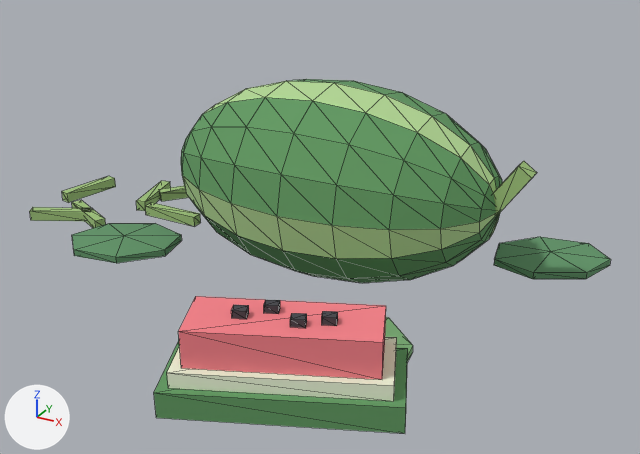
An edit to the glTF model models/melon.glb, drawn before and after from the same camera.
The view is the same before and after, from a 50 mm camera at (1.69, -3.2, 1.76) aimed at (0.04, -0.19, 0.25). The axes (+X, +Y, +Z) are drawn at lower left. The lights are the same throughout. The picture after the commit comes second. Mesh edges are drawn as thin lines. Vertices at exactly the same position are counted once.

In view in the first picture: 'melon'.
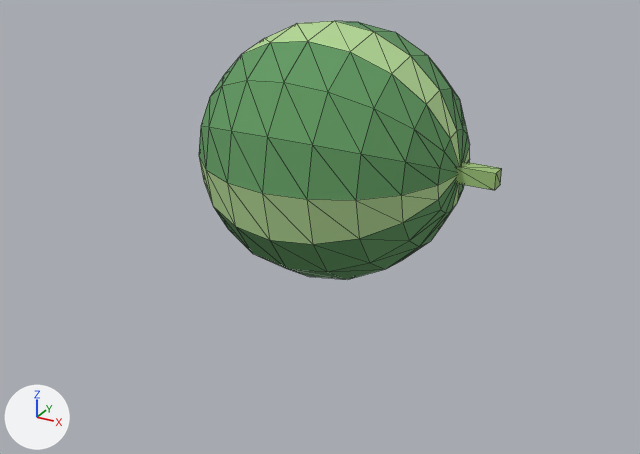
Diff of the bpy script that builds the scene:
```diff
--- a/models/melon.glb.py
+++ b/models/melon.glb.py
@@ me_melon @@
 # used by ob_melon; location = (0.0, 0.0, 0.0)
-me_melon.from_pydata(...)  # 331 vertices, 584 faces; spans x -1.56..1.12, y -1.33..0.95, z -0.03..0.82
+me_melon.from_pydata(...)  # 163 vertices, 316 faces; spans x -0.57..0.73, y -0.57..0.57, z -0.02..1.08
+# me_melon part 1: the loose piece of 155 vertices spanning x -0.75..0.75, y -0.47..0.47, z -0.03..0.82 is scaled about its middle by (0.767, 1.21, 1.29), then moved by (0.0, 0.0, 0.13)
+# me_melon part 2: a new loose piece, a box spanning x 0.55..0.73, y -0.035..0.035, z 0.495..0.565, in mat_corn_leaf (green #a0c47c)
+# me_melon part 3: 18 loose pieces with 176 vertices, spanning x -1.56..1.12, y -1.33..0.95, z 0.0..0.61, are deleted
 me_melon.materials.append(mat_melon)
@@ me_melon @@
 me_melon.materials.append(mat_corn_leaf)
-me_melon.materials.append(mat_melon_rind)  # pale green #edf6da
-me_melon.materials.append(mat_melon_flesh)  # pink #f68189
-me_melon.materials.append(mat_black)  # dark grey #45454b
-me_melon.materials.append(mat_leaf_dark)  # green #619569
-me_melon.materials.append(mat_leaf)  # green #7cad76
```

Location of each change, (x1, y1, x2, y2) in pixels of the pictures (640 x 454 px; the box of a moved part takes in the faces that stretch with it):
'melon', reshaped (48% narrower, 27% shorter)
    before: (30, 79, 611, 433)
    after: (199, 21, 502, 279)
part 1 of me_melon, moved or reshaped
    before: (181, 79, 503, 283)
    after: (199, 21, 470, 279)
part 2 of me_melon, added (green)
    after: (455, 162, 502, 190)
part 3 of me_melon, deleted
    before: (30, 161, 611, 433)
